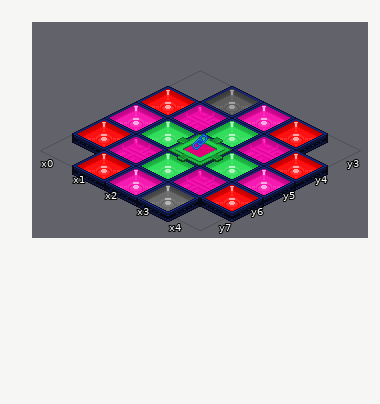
Level history. Tiled map: server/areas/blockoverhead_0.tmx. Above: the version before the commit.
Cells are 64x32 px. Isometric: x runs down to the right, y down to the left. Shown: x 0..4, y 3..7.
Once edited:
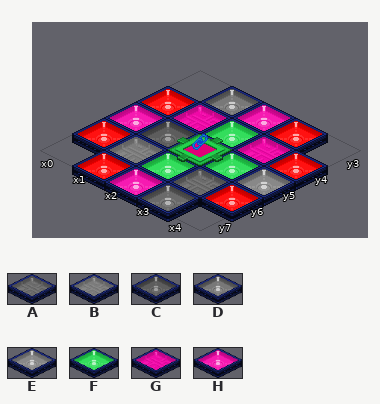
Key: from "Floors - Undernet - Standard (": A 6, B 7, C 8, D 10, E 11, F 23, G 43, H 47.
_ is an empty cell.
What changed:
Layer "Floor 4":
y 3: x 1 C -> D
y 5: x 1 F -> C; x 4 H -> E
y 6: x 1 G -> B; x 3 G -> A
Pixel boxes of the changes (left, top, right, bottom) in both pictures:
changed: (110, 89, 290, 195)
